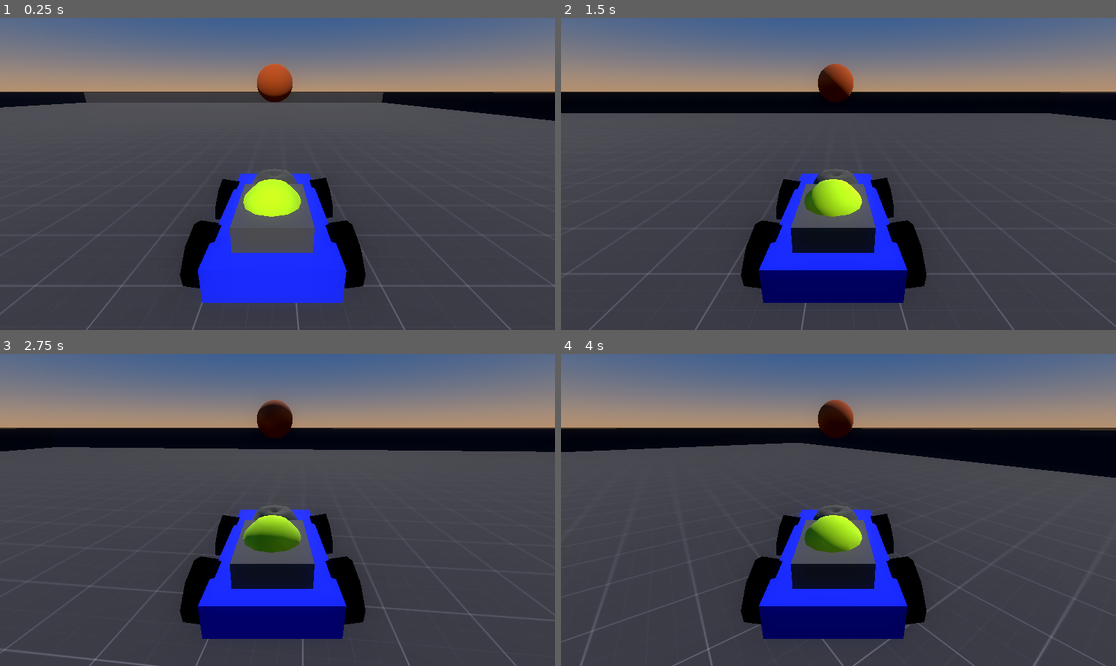
Above: before the commit, frames 1-4 (two rows, left to right).
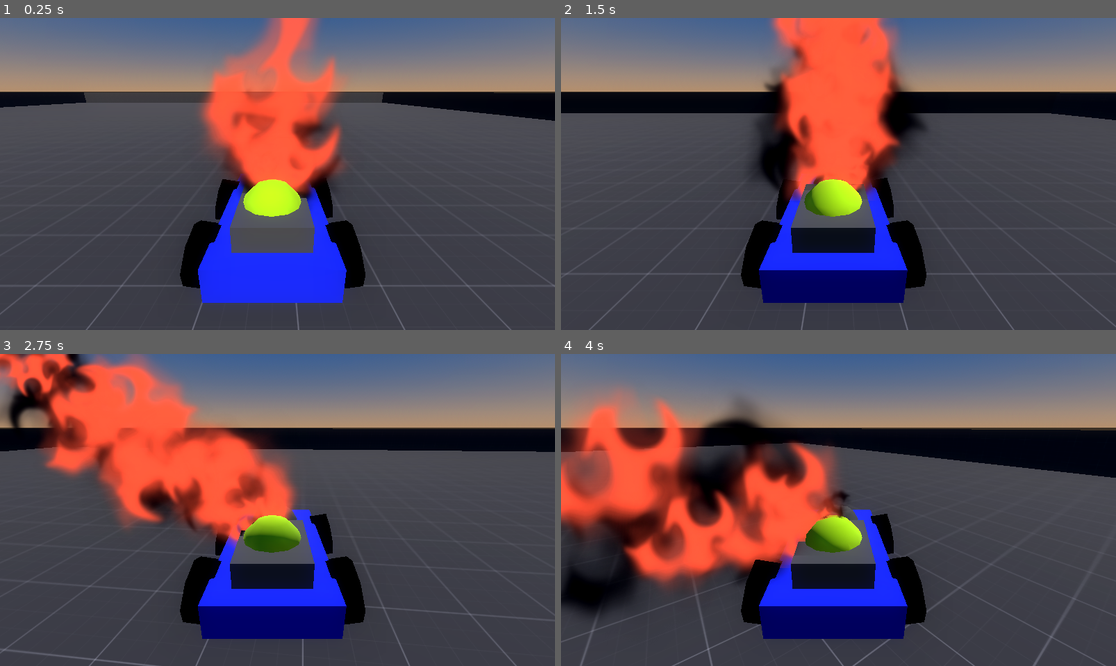
Above: after the commit, the same moments.

Repository: NoxLoveYa/Fire-Racer
Game: Godot game, scene res://Main.tscn
Two runs of this game, one before a commit and one after it. Both use one fixed random seed, a clock stepped at 60 frames per second and the inputs below.
Inputs:
- Up to frame 1 (0.25 s): no input
- Up to frame 2 (1.5 s): hold D (Turn Right) 0.53-1.28 s; hold S (Brake) from 1.28 s (still down)
- Up to frame 3 (2.75 s): release S (Brake) at 2.03 s; hold D (Turn Right) from 2.03 s (still down)
- Up to frame 4 (4 s): release D (Turn Right) at 2.78 s; hold W (Accelerate) 2.78-3.53 s; hold A (Turn Left) from 3.53 s (still down)

The runs differ from the first frame. In frame 1, 10% of the frame differs, in the area x 35-63%, y 0-62%; in frame 2, 13%; in frame 3, 20%; in frame 4, 25%, in the area x 0-53%, y 11-85%.

Commit message:
[ADD] SPITFIRE git add .!

Diff:
--- /dev/null
+++ b/Fire.tres
@@ -0,0 +1,216 @@
+[gd_resource type="VisualShader" load_steps=19 format=3 uid="uid://pp07s3k227e7"]
+
+[sub_resource type="VisualShaderNodeMix" id="VisualShaderNodeMix_ydkru"]
+default_input_values = [0, Quaternion(0, 0, 0, 0), 1, Quaternion(1, 1, 1, 1), 2, 0.5]
+op_type = 6
+
+[sub_resource type="VisualShaderNodeFloatParameter" id="VisualShaderNodeFloatParameter_8sl3b"]
+parameter_name = "DissolveAmount"
+hint = 1
+default_value_enabled = true
+
+[sub_resource type="VisualShaderNodeUVFunc" id="VisualShaderNodeUVFunc_xeu3j"]
+
+[sub_resource type="VisualShaderNodeVec2Parameter" id="VisualShaderNodeVec2Parameter_foeq3"]
+parameter_name = "DissolveSpeed"
+default_value_enabled = true
+
+[sub_resource type="VisualShaderNodeInput" id="VisualShaderNodeInput_nlufc"]
+input_name = "time"
+
+[sub_resource type="VisualShaderNodeVectorOp" id="VisualShaderNodeVectorOp_dxxco"]
+default_input_values = [0, Vector2(0, 0), 1, Vector2(0, 0)]
+op_type = 0
+operator = 2
+
+[sub_resource type="VisualShaderNodeVec2Parameter" id="VisualShaderNodeVec2Parameter_ynfcv"]
+parameter_name = "DissolveTiling"
+default_value_enabled = true
+default_value = Vector2(1, 1)
+
+[sub_resource type="VisualShaderNodeInput" id="VisualShaderNodeInput_j8rif"]
+input_name = "uv"
+
+[sub_resource type="VisualShaderNodeVectorOp" id="VisualShaderNodeVectorOp_cxlh8"]
+default_input_values = [0, Vector2(0, 0), 1, Vector2(0, 0)]
+op_type = 0
+operator = 2
+
+[sub_resource type="VisualShaderNodeTexture2DParameter" id="VisualShaderNodeTexture2DParameter_xi8ab"]
+parameter_name = "MainTexture"
+
+[sub_resource type="VisualShaderNodeTexture" id="VisualShaderNodeTexture_8153i"]
+output_port_for_preview = 0
+source = 5
+
+[sub_resource type="VisualShaderNodeVectorDecompose" id="VisualShaderNodeVectorDecompose_s716t"]
+default_input_values = [0, Quaternion(0, 0, 0, 0)]
+op_type = 2
+
+[sub_resource type="VisualShaderNodeInput" id="VisualShaderNodeInput_h7waf"]
+input_name = "color"
+
+[sub_resource type="VisualShaderNodeVectorOp" id="VisualShaderNodeVectorOp_sxkpr"]
+default_input_values = [0, Quaternion(0, 0, 0, 0), 1, Quaternion(0, 0, 0, 0)]
+op_type = 2
+operator = 2
+
+[sub_resource type="VisualShaderNodeTexture2DParameter" id="VisualShaderNodeTexture2DParameter_we57j"]
+parameter_name = "DissolveTexture"
+
+[sub_resource type="VisualShaderNodeTexture" id="VisualShaderNodeTexture_45s67"]
+output_port_for_preview = 0
+source = 5
+
+[sub_resource type="VisualShaderNodeVectorOp" id="VisualShaderNodeVectorOp_ovwtt"]
+default_input_values = [0, Quaternion(0, 0, 0, 0), 1, Quaternion(0, 0, 0, 0)]
+op_type = 2
+operator = 2
+
+[sub_resource type="VisualShaderNodeBillboard" id="VisualShaderNodeBillboard_wqqkh"]
+billboard_type = 3
+keep_scale = true
+
+[resource]
+code = "shader_type spatial;
+render_mode blend_mix, depth_draw_opaque, cull_back, diffuse_lambert, specular_schlick_ggx;
+
+uniform sampler2D MainTexture;
+uniform vec2 DissolveTiling = vec2(1.000000, 1.000000);
+uniform vec2 DissolveSpeed = vec2(0.000000, 0.000000);
+uniform sampler2D DissolveTexture;
+uniform float DissolveAmount : hint_range(0, 1) = 0;
+
+
+
+void vertex() {
+	mat4 n_out2p0;
+// GetBillboardMatrix:2
+	{
+		mat4 __wm = mat4(normalize(INV_VIEW_MATRIX[0]), normalize(INV_VIEW_MATRIX[1]), normalize(INV_VIEW_MATRIX[2]), MODEL_MATRIX[3]);
+		__wm = __wm * mat4(vec4(cos(INSTANCE_CUSTOM.x), -sin(INSTANCE_CUSTOM.x), 0.0, 0.0), vec4(sin(INSTANCE_CUSTOM.x), cos(INSTANCE_CUSTOM.x), 0.0, 0.0), vec4(0.0, 0.0, 1.0, 0.0), vec4(0.0, 0.0, 0.0, 1.0));
+		__wm = __wm * mat4(vec4(length(MODEL_MATRIX[0].xyz), 0.0, 0.0, 0.0), vec4(0.0, length(MODEL_MATRIX[1].xyz), 0.0, 0.0), vec4(0.0, 0.0, length(MODEL_MATRIX[2].xyz), 0.0), vec4(0.0, 0.0, 0.0, 1.0));
+		n_out2p0 = VIEW_MATRIX * __wm;
+	}
+
+
+// Output:0
+	MODELVIEW_MATRIX = n_out2p0;
+
+
+}
+
+void fragment() {
+// Input:5
+	vec4 n_out5p0 = COLOR;
+
+
+	vec4 n_out3p0;
+// Texture2D:3
+	n_out3p0 = texture(MainTexture, UV);
+
+
+// Input:17
+	vec2 n_out17p0 = UV;
+
+
+// Vector2Parameter:16
+	vec2 n_out16p0 = DissolveTiling;
+
+
+// VectorOp:18
+	vec2 n_out18p0 = n_out17p0 * n_out16p0;
+
+
+// Input:14
+	float n_out14p0 = TIME;
+
+
+// Vector2Parameter:13
+	vec2 n_out13p0 = DissolveSpeed;
+
+
+// VectorOp:15
+	vec2 n_out15p0 = vec2(n_out14p0) * n_out13p0;
+
+
+// UVFunc:12
+	vec2 n_in12p1 = vec2(1.00000, 1.00000);
+	vec2 n_out12p0 = n_out15p0 * n_in12p1 + n_out18p0;
+
+
+	vec4 n_out8p0;
+// Texture2D:8
+	n_out8p0 = texture(DissolveTexture, n_out12p0);
+
+
+// VectorOp:9
+	vec4 n_out9p0 = n_out3p0 * n_out8p0;
+
+
+// FloatParameter:11
+	float n_out11p0 = DissolveAmount;
+
+
+// Mix:10
+	vec4 n_out10p0 = mix(n_out3p0, n_out9p0, n_out11p0);
+
+
+// VectorOp:6
+	vec4 n_out6p0 = n_out5p0 * n_out10p0;
+
+
+// VectorDecompose:4
+	float n_out4p0 = n_out6p0.x;
+	float n_out4p1 = n_out6p0.y;
+	float n_out4p2 = n_out6p0.z;
+	float n_out4p3 = n_out6p0.w;
+
+
+// Output:0
+	ALBEDO = vec3(n_out6p0.xyz);
+	ALPHA = n_out4p3;
+
+
+}
+"
+graph_offset = Vector2(-531.772, -28.7067)
+nodes/vertex/2/node = SubResource("VisualShaderNodeBillboard_wqqkh")
+nodes/vertex/2/position = Vector2(120, 320)
+nodes/vertex/connections = PackedInt32Array(2, 0, 0, 10)
+nodes/fragment/0/position = Vector2(820, 440)
+nodes/fragment/2/node = SubResource("VisualShaderNodeTexture2DParameter_xi8ab")
+nodes/fragment/2/position = Vector2(-820, 160)
+nodes/fragment/3/node = SubResource("VisualShaderNodeTexture_8153i")
+nodes/fragment/3/position = Vector2(-480, 300)
+nodes/fragment/4/node = SubResource("VisualShaderNodeVectorDecompose_s716t")
+nodes/fragment/4/position = Vector2(620, 560)
+nodes/fragment/5/node = SubResource("VisualShaderNodeInput_h7waf")
+nodes/fragment/5/position = Vector2(120, 440)
+nodes/fragment/6/node = SubResource("VisualShaderNodeVectorOp_sxkpr")
+nodes/fragment/6/position = Vector2(440, 440)
+nodes/fragment/7/node = SubResource("VisualShaderNodeTexture2DParameter_we57j")
+nodes/fragment/7/position = Vector2(-760, 880)
+nodes/fragment/8/node = SubResource("VisualShaderNodeTexture_45s67")
+nodes/fragment/8/position = Vector2(-380, 720)
+nodes/fragment/9/node = SubResource("VisualShaderNodeVectorOp_ovwtt")
+nodes/fragment/9/position = Vector2(-60, 600)
+nodes/fragment/10/node = SubResource("VisualShaderNodeMix_ydkru")
+nodes/fragment/10/position = Vector2(200, 520)
+nodes/fragment/11/node = SubResource("VisualShaderNodeFloatParameter_8sl3b")
+nodes/fragment/11/position = Vector2(-120, 820)
+nodes/fragment/12/node = SubResource("VisualShaderNodeUVFunc_xeu3j")
+nodes/fragment/12/position = Vector2(-660, 700)
+nodes/fragment/13/node = SubResource("VisualShaderNodeVec2Parameter_foeq3")
+nodes/fragment/13/position = Vector2(-1220, 740)
+nodes/fragment/14/node = SubResource("VisualShaderNodeInput_nlufc")
+nodes/fragment/14/position = Vector2(-1240, 640)
+nodes/fragment/15/node = SubResource("VisualShaderNodeVectorOp_dxxco")
+nodes/fragment/15/position = Vector2(-860, 700)
+nodes/fragment/16/node = SubResource("VisualShaderNodeVec2Parameter_ynfcv")
+nodes/fragment/16/position = Vector2(-1220, 360)
+nodes/fragment/17/node = SubResource("VisualShaderNodeInput_j8rif")
+nodes/fragment/17/position = Vector2(-1240, 260)
+nodes/fragment/18/node = SubResource("VisualShaderNodeVectorOp_cxlh8")
+nodes/fragment/18/position = Vector2(-860, 480)
+nodes/fragment/connections = PackedInt32Array(2, 0, 3, 2, 4, 3, 0, 1, 5, 0, 6, 0, 6, 0, 0, 0, 6, 0, 4, 0, 7, 0, 8, 2, 3, 0, 9, 0, 8, 0, 9, 1, 3, 0, 10, 0, 9, 0, 10, 1, 10, 0, 6, 1, 11, 0, 10, 2, 12, 0, 8, 0, 13, 0, 15, 1, 14, 0, 15, 0, 15, 0, 12, 2, 17, 0, 18, 0, 16, 0, 18, 1, 18, 0, 12, 0)
--- a/Fire.tscn
+++ b/Fire.tscn
@@ -1,12 +1,109 @@
-[gd_scene load_steps=2 format=3 uid="uid://dn41owjrviabe"]
+[gd_scene load_steps=15 format=3 uid="uid://ma5smjsys78k"]
+
+[ext_resource type="Shader" uid="uid://pp07s3k227e7" path="res://Fire.tres" id="1_x35v2"]
+[ext_resource type="Texture2D" uid="uid://b3b3aff5failh" path="res://assets/Flame01.png" id="2_jf2tj"]
+[ext_resource type="Texture2D" uid="uid://b1jlgvj34jwb3" path="res://assets/Flame02.png" id="4_pe56m"]
 
 [sub_resource type="StandardMaterial3D" id="StandardMaterial3D_oyoxn"]
 albedo_color = Color(0.666667, 0.258824, 0.0117647, 1)
 
+[sub_resource type="ShaderMaterial" id="ShaderMaterial_i4rka"]
+render_priority = 0
+shader = ExtResource("1_x35v2")
+shader_parameter/DissolveTiling = Vector2(0.25, 0.2)
+shader_parameter/DissolveSpeed = Vector2(0, 0.4)
+shader_parameter/DissolveAmount = 0.5
+shader_parameter/MainTexture = ExtResource("2_jf2tj")
+
+[sub_resource type="ParticleProcessMaterial" id="ParticleProcessMaterial_mbhk0"]
+gravity = Vector3(0, 0, 0)
+color = Color(4, 1.25, 0.6, 0.8)
+
+[sub_resource type="QuadMesh" id="QuadMesh_sa14f"]
+
+[sub_resource type="ShaderMaterial" id="ShaderMaterial_icd6j"]
+render_priority = 0
+shader = ExtResource("1_x35v2")
+shader_parameter/DissolveTiling = Vector2(1, 1)
+shader_parameter/DissolveSpeed = Vector2(0, 0)
+shader_parameter/DissolveAmount = 0.0
+shader_parameter/MainTexture = ExtResource("4_pe56m")
+
+[sub_resource type="Curve" id="Curve_f7mi8"]
+_data = [Vector2(0, 0), 0.0, 0.0, 0, 0, Vector2(0.080292, 0.484281), 6.15269, 6.15269, 0, 0, Vector2(0.20438, 1), 0.0, 0.0, 0, 0, Vector2(0.729927, 0.338323), -1.51083, -1.51083, 0, 0, Vector2(1, 0), 0.0, 0.0, 0, 0]
+point_count = 5
+
+[sub_resource type="CurveTexture" id="CurveTexture_kkkwy"]
+curve = SubResource("Curve_f7mi8")
+
+[sub_resource type="ParticleProcessMaterial" id="ParticleProcessMaterial_s23wk"]
+emission_shape = 1
+emission_sphere_radius = 0.2
+angle_min = -360.0
+angle_max = 360.0
+gravity = Vector3(0, 5, 0)
+damping_min = 0.5
+damping_max = 1.0
+scale_min = 0.75
+scale_max = 1.5
+scale_curve = SubResource("CurveTexture_kkkwy")
+color = Color(4.01176, 1.2549, 0.623529, 1)
+
+[sub_resource type="QuadMesh" id="QuadMesh_kd151"]
+
+[sub_resource type="ParticleProcessMaterial" id="ParticleProcessMaterial_l6uhc"]
+emission_shape = 1
+emission_sphere_radius = 0.2
+angle_min = -360.0
+angle_max = 360.0
+gravity = Vector3(0, 5, 0)
+damping_min = 0.5
+damping_max = 1.0
+scale_min = 0.75
+scale_max = 1.5
+scale_curve = SubResource("CurveTexture_kkkwy")
+color = Color(0, 0, 0, 1)
+
+[sub_resource type="Environment" id="Environment_fyx7p"]
+glow_enabled = true
+glow_intensity = 0.1
+glow_blend_mode = 0
+glow_hdr_threshold = 0.5
+glow_hdr_scale = 1.5
+volumetric_fog_enabled = true
+
 [node name="SceneRoot" type="Node3D"]
 
 [node name="CSGSphere3D" type="CSGSphere3D" parent="."]
+visible = false
 radius = 0.1
 radial_segments = 35
 rings = 35
 material = SubResource("StandardMaterial3D_oyoxn")
+
+[node name="StaticFlame" type="GPUParticles3D" parent="."]
+material_override = SubResource("ShaderMaterial_i4rka")
+amount = 1
+lifetime = 5.0
+process_material = SubResource("ParticleProcessMaterial_mbhk0")
+draw_pass_1 = SubResource("QuadMesh_sa14f")
+
+[node name="Flames" type="GPUParticles3D" parent="."]
+transform = Transform3D(1, 0, 0, 0, 1, 0, 0, 0, 1, 0, -0.579542, 0)
+material_override = SubResource("ShaderMaterial_icd6j")
+amount = 20
+lifetime = 1.2
+process_material = SubResource("ParticleProcessMaterial_s23wk")
+draw_pass_1 = SubResource("QuadMesh_kd151")
+
+[node name="Smoke" type="GPUParticles3D" parent="."]
+transform = Transform3D(1, 0, 0, 0, 1, 0, 0, 0, 1, 0, -0.579542, 0)
+sorting_offset = -1.0
+material_override = SubResource("ShaderMaterial_icd6j")
+amount = 20
+lifetime = 1.2
+process_material = SubResource("ParticleProcessMaterial_l6uhc")
+draw_pass_1 = SubResource("QuadMesh_kd151")
+
+[node name="WorldEnvironment" type="WorldEnvironment" parent="."]
+environment = SubResource("Environment_fyx7p")
Not shown: 1 places in Main.tscn that only renumber resources
Binary file added: assets/Flame01.png
Not shown, added: assets/Flame01.png.import
Binary file added: assets/Flame02.png
Not shown, added: assets/Flame02.png.import
Binary file added: assets/Flare00.PNG
Not shown, added: assets/Flare00.PNG.import
Binary file added: assets/Voronoi01.png
Not shown, added: assets/Voronoi01.png.import
Not shown, added: assets/GAP_Fire_Textures.zip
